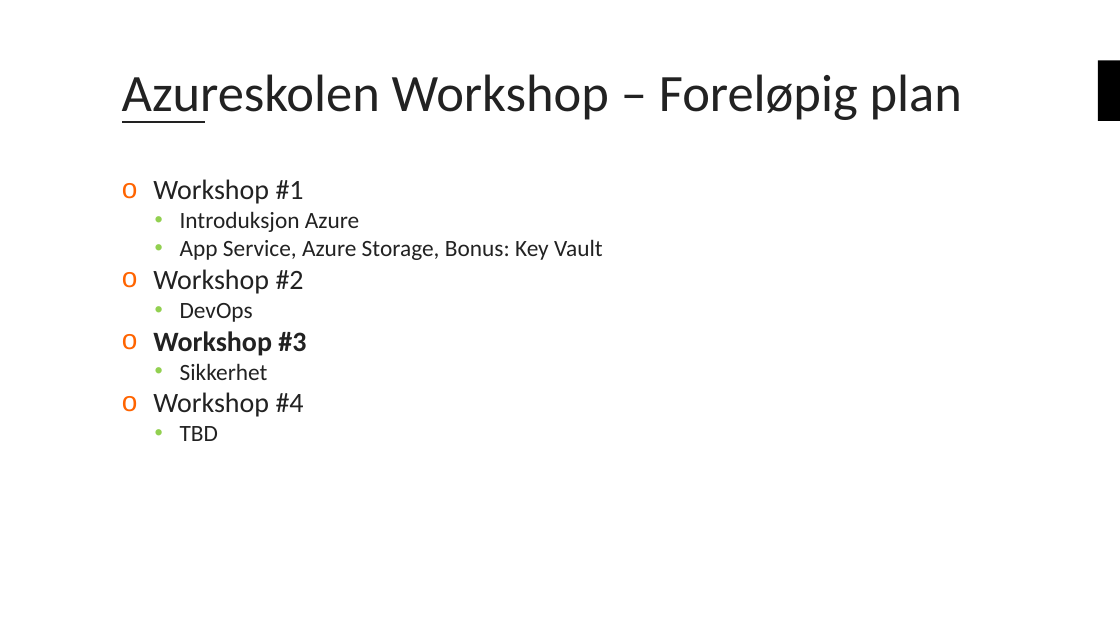
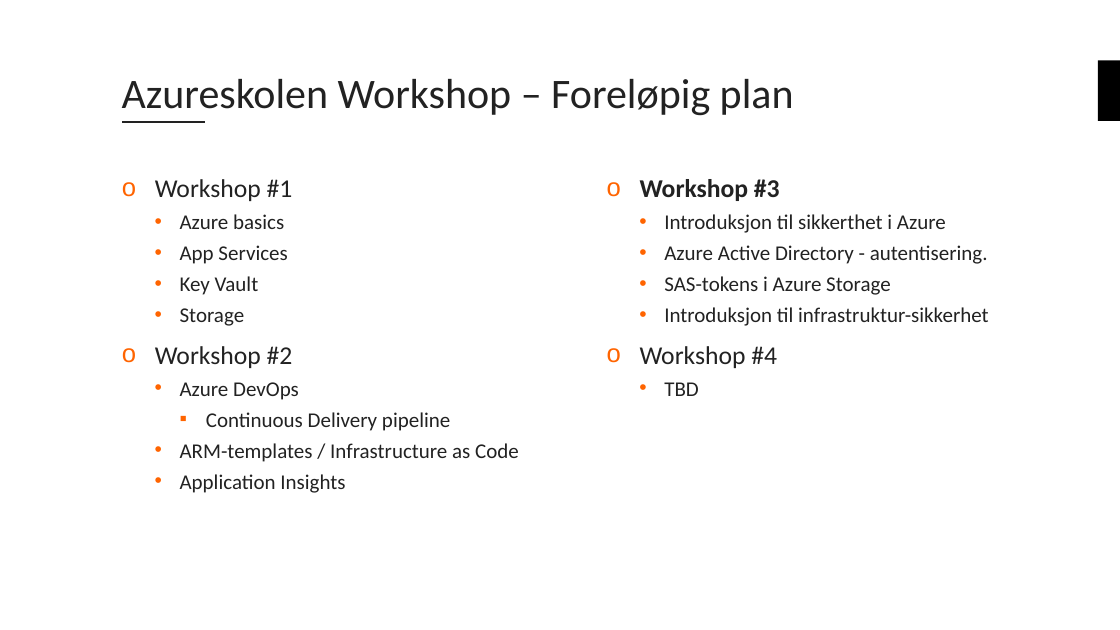
Before and after one commit to bouvet/azure-workshops, a slide deck: slide 3 of Workshop_3/Presentasjon/Azureskolen-Workshop#3.pptx. Drawn at 1120x630 pixels with LibreOffice and Linux fonts; fonts in the diff are those of the drawing; background and template pictures are left out. Boxes give left, top, right and bottom in pixels: in the first picture for what was removed or moved away, otherwise in the second. Text is boxed around its words. In the diff, an @@ line names an element or a change of style, - is before the commit and + after.

Commit message:
Powerpoint updated

```diff
--- a/Workshop_3/Presentasjon/Azureskolen-Workshop#3.pptx
+++ b/Workshop_3/Presentasjon/Azureskolen-Workshop#3.pptx
@@ title "Azureskolen Workshop – Foreløpig plan" at bbox=[122, 79, 794, 116]: size 45 to 36 pt; vertical alignment middle to bottom @@
@@ text at bbox=[155, 179, 293, 368]: size 24 to 22 pt in "Workshop #1", "Workshop #2"; indent changed; more space between paragraphs @@
@@ text added at bbox=[640, 179, 989, 396], 18 pt, text #222222 @@
+o Workshop #3
+  • Introduksjon til sikkerthet i Azure
+  • Azure Active Directory - autentisering.
+  • SAS-tokens i Azure Storage
+  • Introduksjon til infrastruktur-sikkerhet
+o Workshop #4
+  • TBD
@@ text at bbox=[180, 214, 287, 326]: text changed; size 20 to 18 pt @@
-  • Introduksjon Azure
-  • App Service, Azure Storage, Bonus: Key Vault
+  • Azure basics
+  • App Services
+  • Key Vault
+  • Storage
@@ text at bbox=[180, 382, 519, 493]: text changed; size 24 to 18 pt @@
-  • DevOps
-o Workshop #3
-  • Sikkerhet
-o Workshop #4
-  • TBD
+  • Azure DevOps
+    ▪ Continuous Delivery pipeline
+  • ARM-templates / Infrastructure as Code
+  • Application Insights
```
Also in this commit, not shown: 1 other slide changed.
